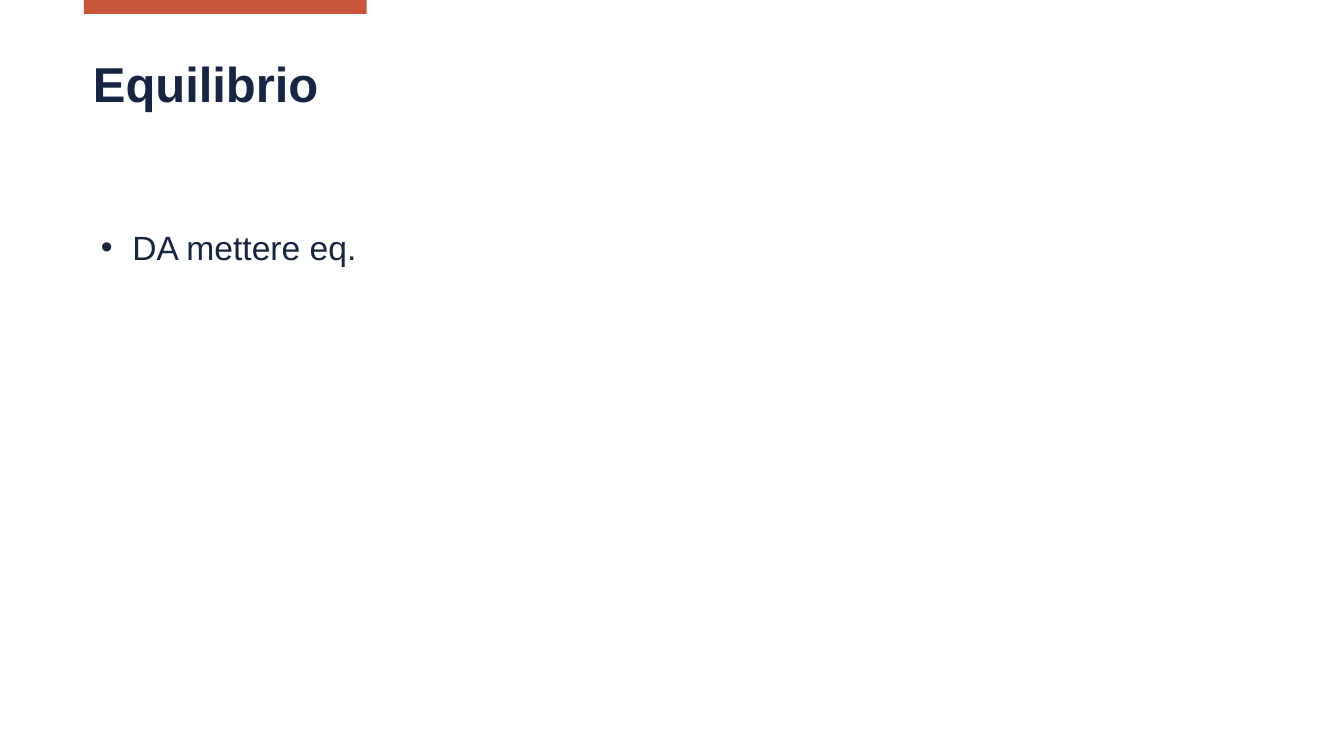
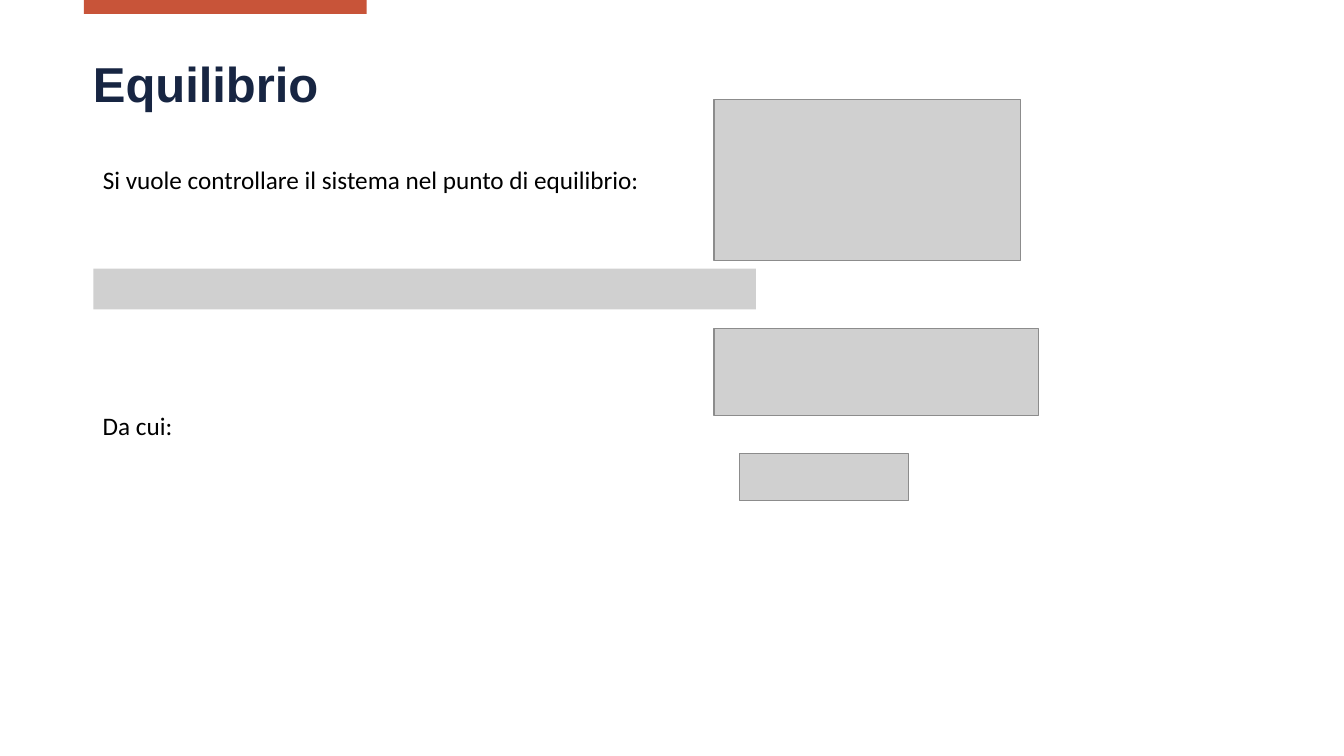
Before and after one commit to wasim-essbai/CAM_MPCCSTR, a slide deck: slide 9 of Presentazione.pptx. Drawn at 1344x756 pixels with LibreOffice and Linux fonts; fonts in the diff are those of the drawing; grey boxes stand for pictures; background and template pictures are left out. Boxes give left, top, right and bottom in pixels: in the first picture for what was removed or moved away, otherwise in the second. Text is boxed around its words. In the diff, an @@ line names an element or a change of style, - is before the commit and + after.

```diff
--- a/Presentazione.pptx
+++ b/Presentazione.pptx
@@ picture added at box(714, 100, 1020, 261) @@
@@ text added at box(103, 171, 638, 193), 18 pt, text #000000 @@
+Si vuole controllare il sistema nel punto di equilibrio:
@@ text removed at box(132, 237, 357, 267) @@
-• DA mettere eq.
@@ picture added at box(94, 269, 756, 310) @@
@@ picture added at box(714, 329, 1038, 415) @@
@@ text added at box(103, 417, 172, 436), 18 pt, text #000000 @@
+Da cui:
@@ picture added at box(739, 454, 908, 501) @@
```
Also in this commit, not shown: 3 other slides changed, 7 other files.
